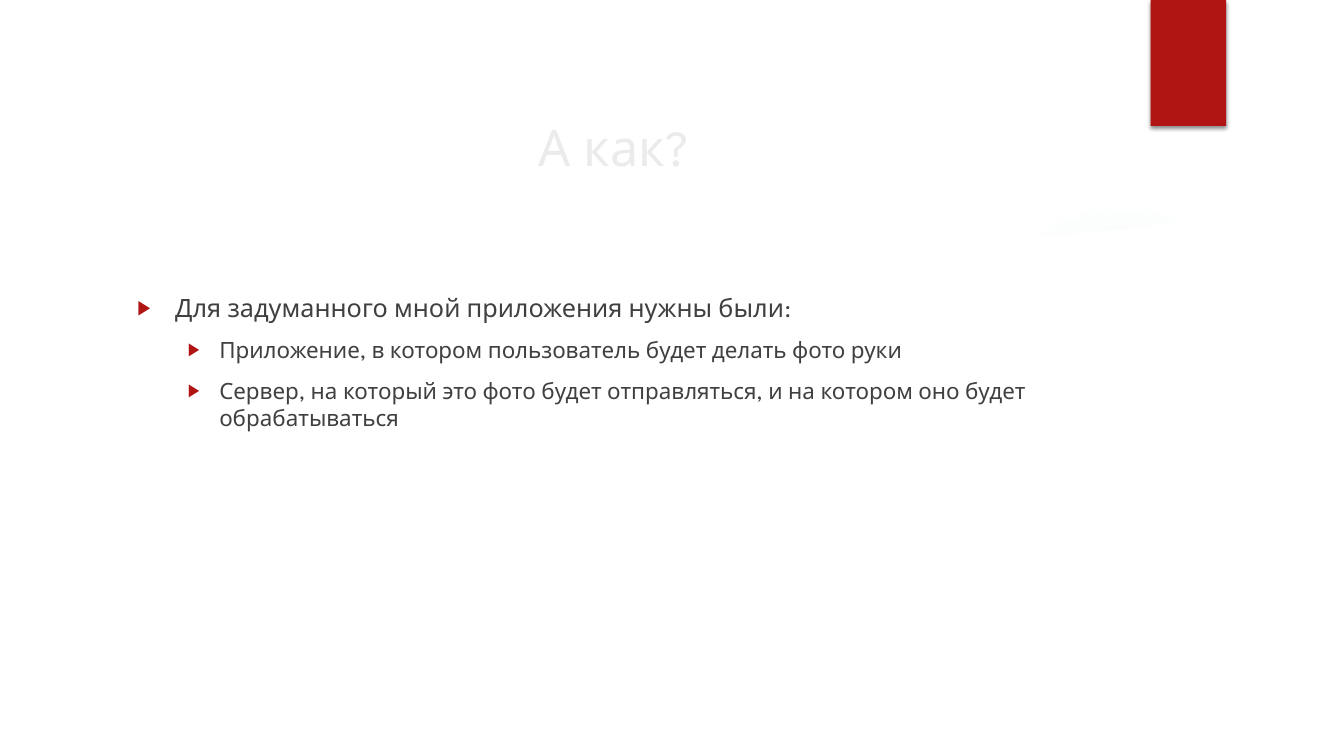
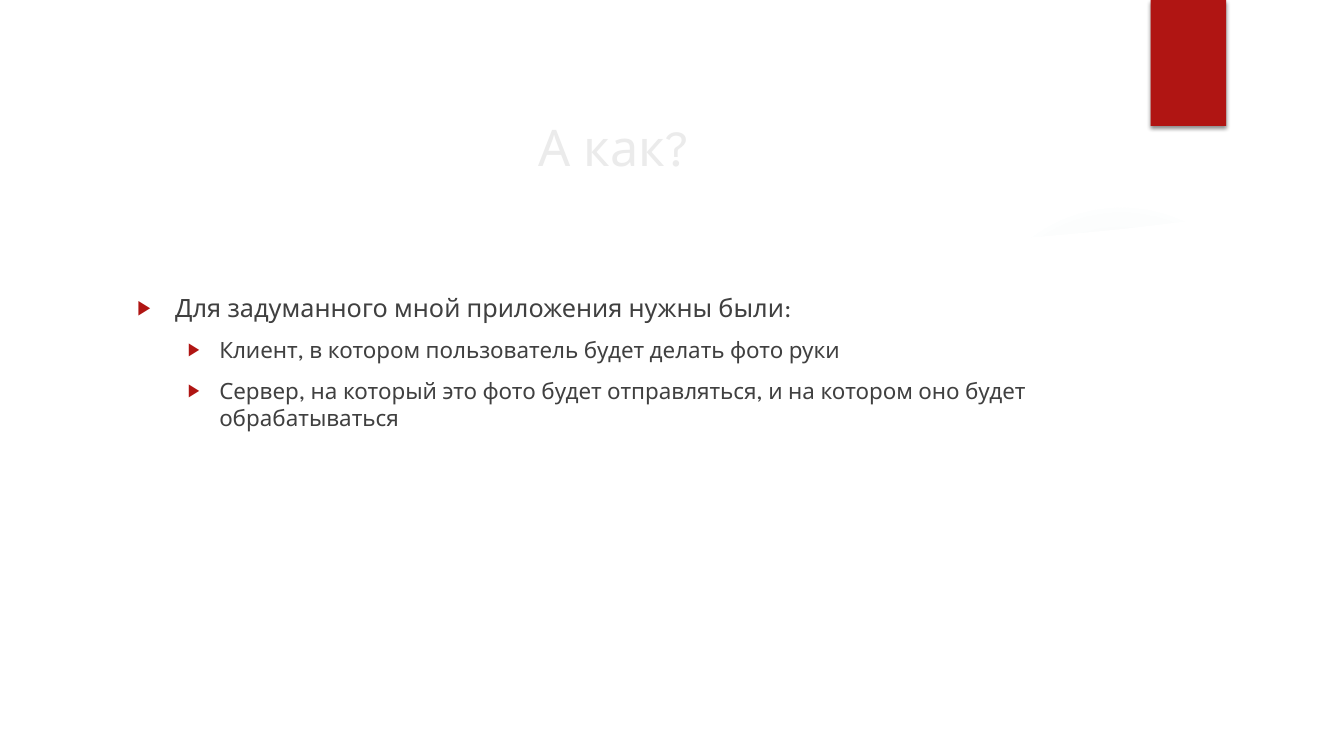
Before and after one commit to ArtemKar123/Mahjong, a slide deck: slide 5 of Mahjong trainer.pptx. Drawn at 1344x756 pixels with LibreOffice and Linux fonts; fonts in the diff are those of the drawing; background and template pictures are left out. Boxes give left, top, right and bottom in pixels: in the first picture for what was removed or moved away, otherwise in the second. Text is boxed around its words. In the diff, an @@ line names an element or a change of style, - is before the commit and + after.

Commit message:
31.05.19

```diff
--- a/Mahjong trainer.pptx
+++ b/Mahjong trainer.pptx
@@ text at bbox=[219, 341, 840, 364]: text changed @@
-  ▶ Приложение, в котором пользователь будет делать фото руки
+  ▶ Клиент, в котором пользователь будет делать фото руки
```
Also in this commit, not shown: 2 other slides changed.
